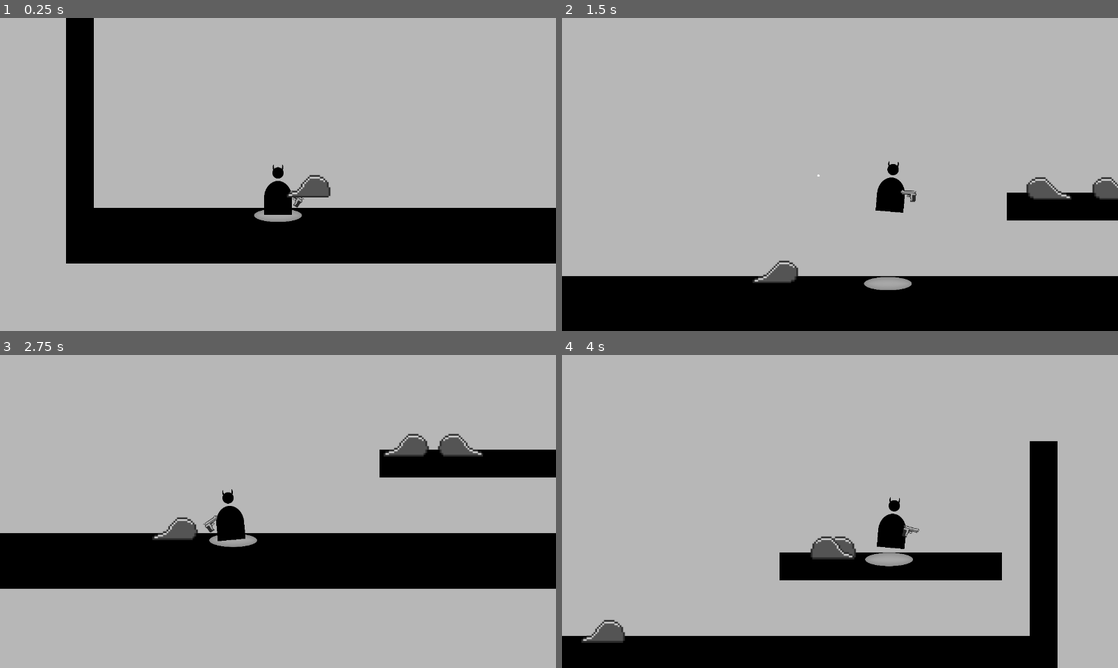
Above: before the commit, frames 1-4 (two rows, left to right).
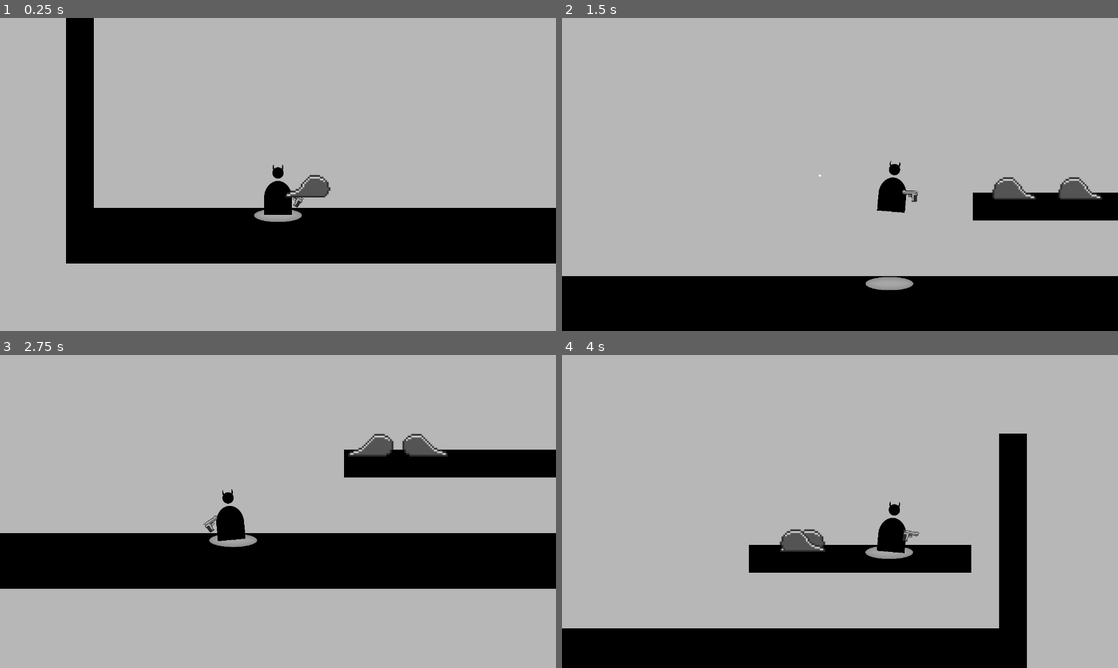
Above: after the commit, the same moments.

Repository: BesterCoder/nuggie-collector
Game: Godot game, scene res://levels/level_001.tscn
The game is run twice, just before and just after one commit, with the same random seed, the same clock (stepped at 60 frames per second) and the same inputs.
Inputs (mouse positions are in pixels of both pictures, inside the frame that each line leads up to):
- Up to frame 1 (0.25 s): no input
- Up to frame 2 (1.5 s): move the mouse to (962, 158) at 0.52 s; hold D (move_right) from 0.53 s (still down); click (962, 158) at 0.6 s; tap W (jump) at 0.77 s; move the mouse to (728, 190) at 1.27 s; click (728, 190) at 1.35 s
- Up to frame 3 (2.75 s): tap W (jump) at 1.52 s; move the mouse to (333, 442) at 2.02 s; release D (move_right) at 2.03 s; hold A (move_left) from 2.03 s (still down); click (333, 442) at 2.1 s
- Up to frame 4 (4 s): move the mouse to (812, 574) at 2.77 s; release A (move_left) at 2.78 s; hold D (move_right) from 2.78 s (still down); click (812, 574) at 2.85 s; tap W (jump) at 3.02, 3.77 s; move the mouse to (1006, 558) at 3.52 s; click (1006, 558) at 3.6 s

The runs differ from the first frame. In frame 1, less than 0.1% of the frame differs, in the area x 51-60%, y 54-58%; in frame 2, 2.3%; in frame 3, 1.8%; in frame 4, 13%, in the area x 0-90%, y 25-100%.

Commit message:
Enemy slimes are destroyed when a bullet hits

Diff:
--- a/characters/enemies/slime/EnemySlime.gd
+++ b/characters/enemies/slime/EnemySlime.gd
@@ -8,7 +8,12 @@
 export var direction = DIR_LEFT
 export var detects_cliffs = true
 
+func hurt():
+	queue_free()
+
 func _ready():
+	add_to_group("enemies")
+
 	$SlimeAnimation.play("moving")
 
 	if direction == DIR_LEFT:
--- a/characters/enemies/slime/EnemySlime.tscn
+++ b/characters/enemies/slime/EnemySlime.tscn
@@ -15,6 +15,7 @@
 [node name="SlimeAnimation" type="AnimatedSprite" parent="."]
 frames = ExtResource( 2 )
 animation = "moving"
+frame = 1
 playing = true
 
 [node name="CollisionShape2D" type="CollisionShape2D" parent="."]
--- a/characters/weapons/bullet/PlayerBullet.gd
+++ b/characters/weapons/bullet/PlayerBullet.gd
@@ -11,5 +11,7 @@
 func _physics_process(delta):
 	position += SPEED * delta * direction
 
-func _on_body_entered(_body):
+func _on_body_entered(body):
+	if body.is_in_group("enemies"):
+		body.hurt()
 	queue_free()
